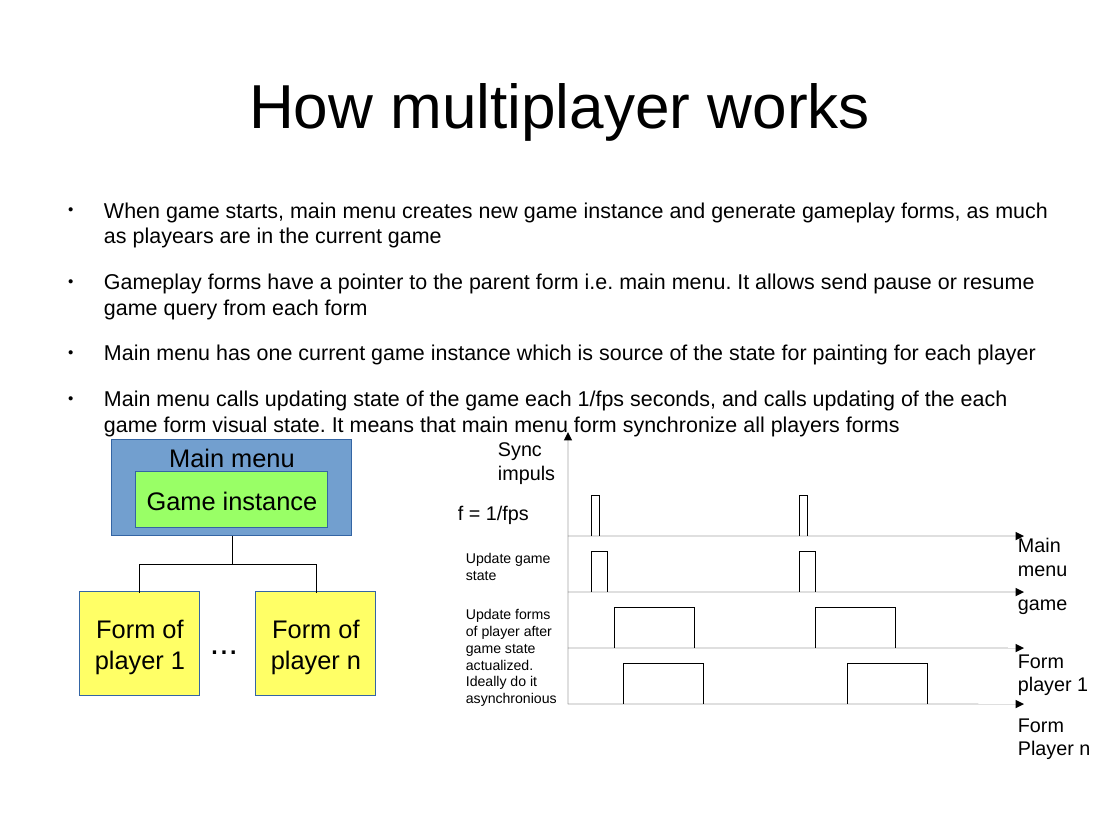
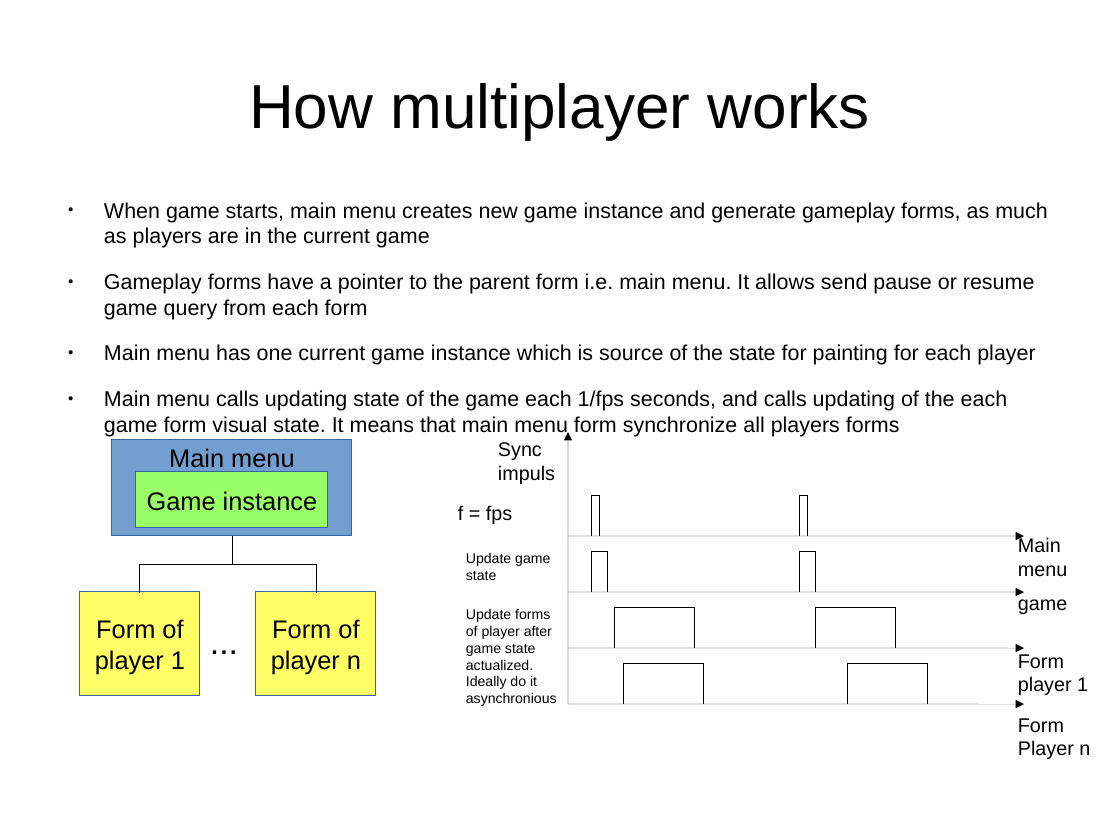
Before and after one commit to Shadasviar/mario, a slide deck: slide 3 of Documentation/GUI_description.odp. Drawn at 1120x840 pixels with LibreOffice and Linux fonts; fonts in the diff are those of the drawing. Boxes give left, top, right and bottom in pixels: in the first picture for what was removed or moved away, otherwise in the second. Text is boxed around its words. In the diff, an @@ line names an element or a change of style, - is before the commit and + after.

```diff
--- a/Documentation/GUI_description.odp
+++ b/Documentation/GUI_description.odp
@@ text at (x1=104, y1=202, x2=1047, y2=248): text changed @@
-● When game starts, main menu creates new game instance and generate gameplay forms, as much as playears are in the current game
+● When game starts, main menu creates new game instance and generate gameplay forms, as much as players are in the current game
@@ text at (x1=458, y1=505, x2=512, y2=524): text changed @@
-f = 1/fps
+f = fps
```
Also in this commit, not shown: 1 other slide changed, 6 other files.
